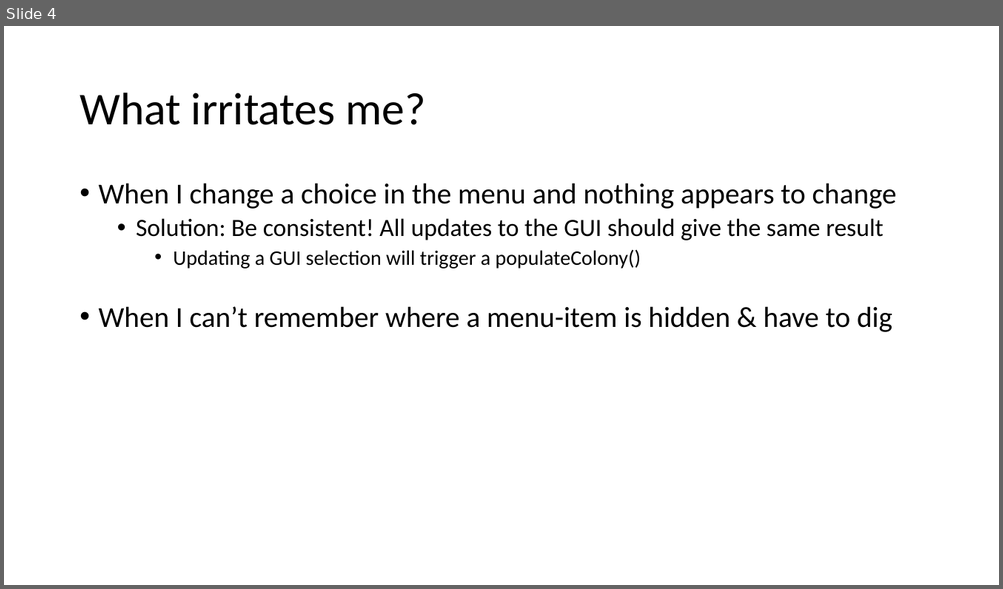
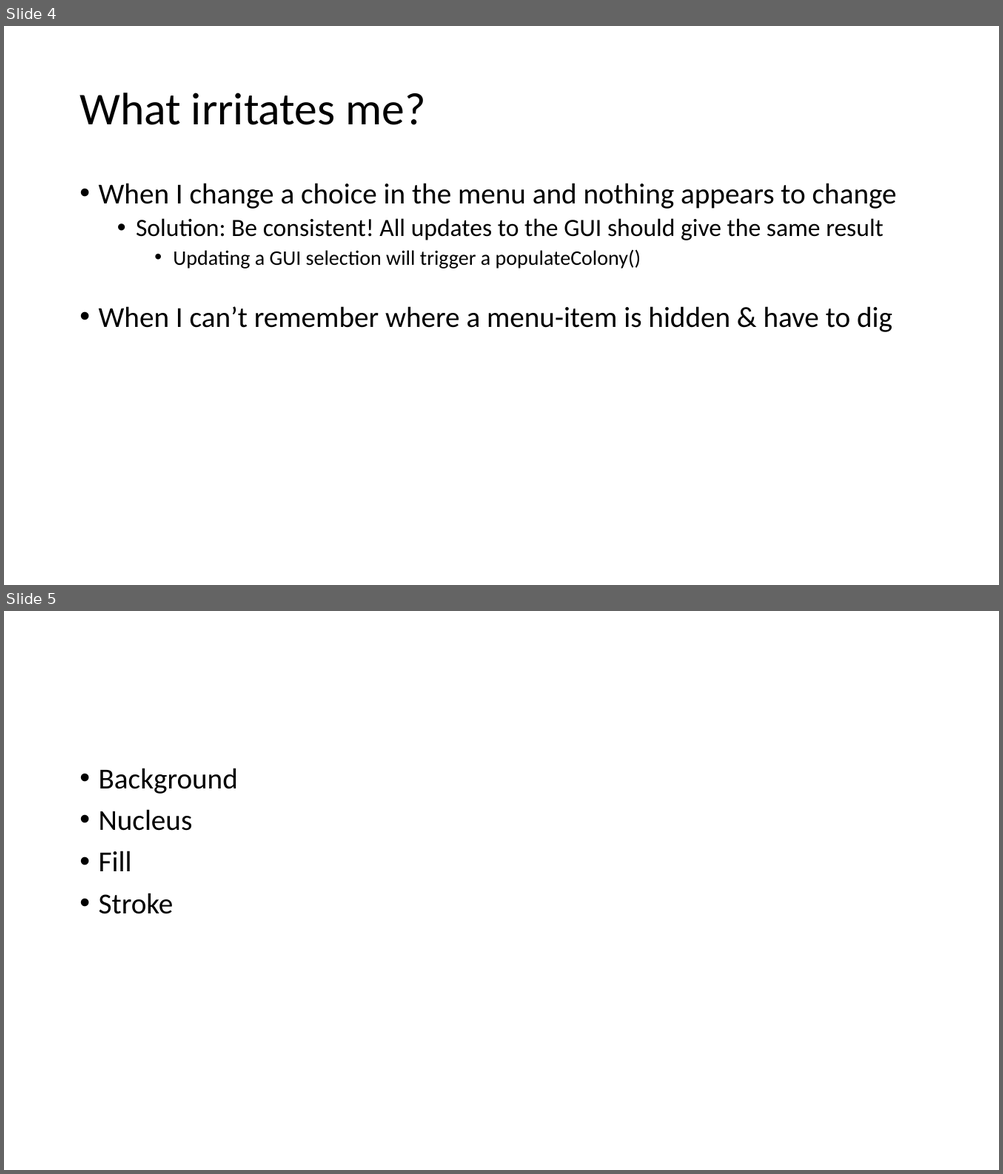
Before and after one commit to rik-brown/Cellendipity_Sandbox_p5js, a slide deck: Cellendipity Sandbox p5js.pptx. Shown one above the other, each under a label of ours: slide 4 before the commit, slides 4 and 5 after it. The pictures are 1003x589 and 1003x1174 pixels, drawn with LibreOffice and Linux fonts; fonts in the diff are those of the drawing. Boxes give left, top, right and bottom in pixels: in the first picture for what was removed or moved away, otherwise in the second. Text is boxed around its words. In the diff, an @@ line names an element or a change of style, - is before the commit and + after.

```diff
--- a/Cellendipity Sandbox p5js.pptx
+++ b/Cellendipity Sandbox p5js.pptx
@@ slide 5 added at box(4, 611, 999, 1170), background #FFFFFF @@
@@ text added at box(99, 768, 238, 914), 28 pt, text #000000 @@
+• Background
+• Nucleus
+• Fill
+• Stroke
```
Also in this commit, not shown: 4 other files.
